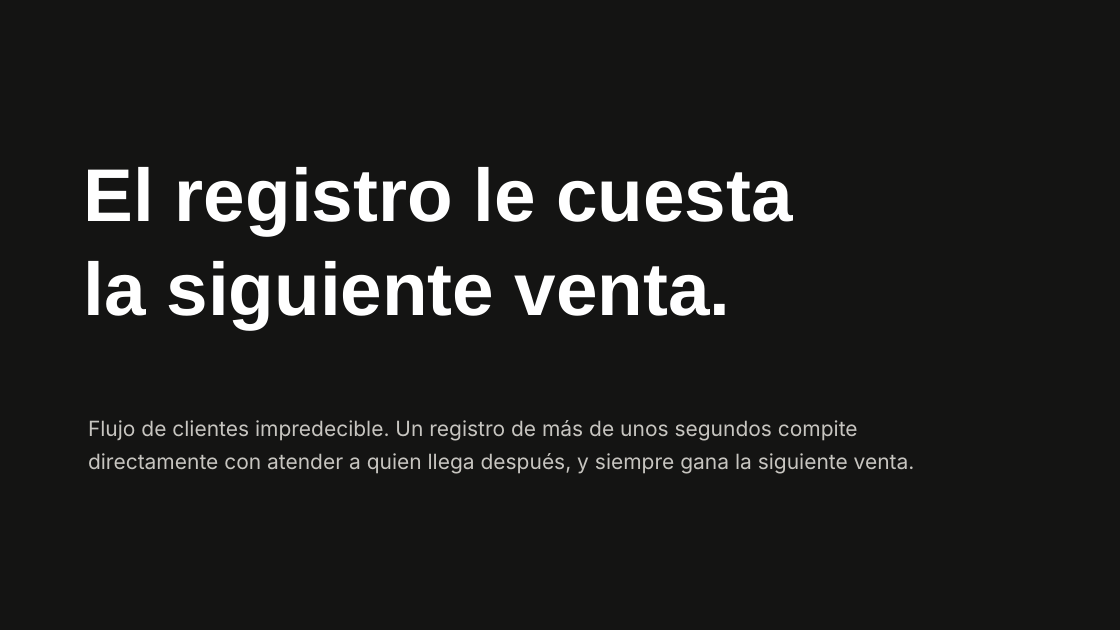
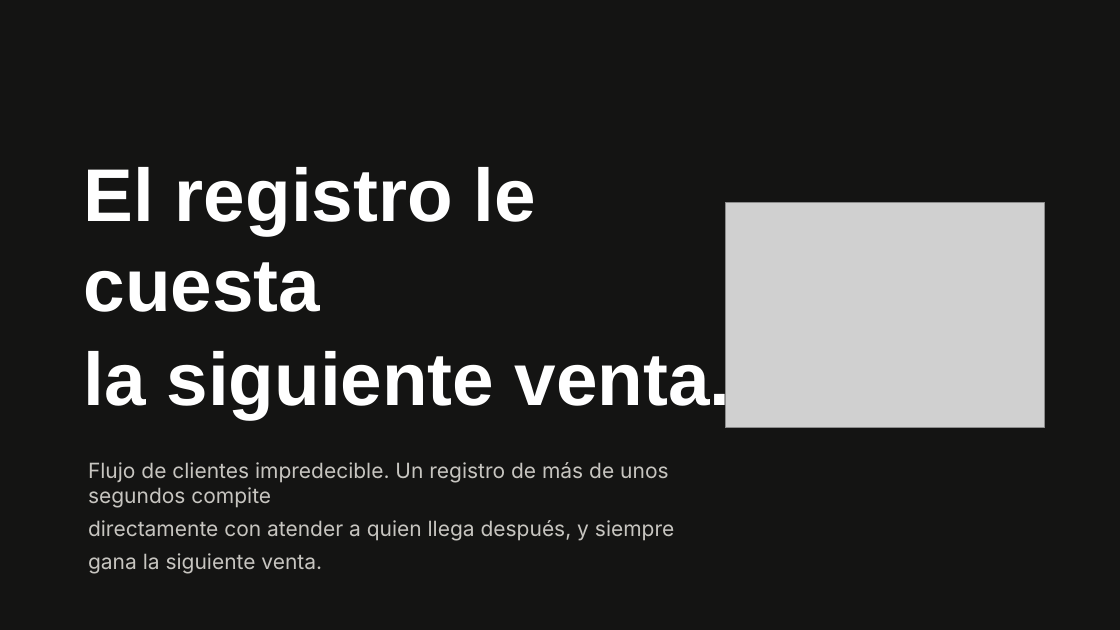
Before and after one commit to claudiafalcon/nahui, a slide deck: slide 2 of evidence/2026-08-22-demo-day/Nahui - Pitch Demo Day.pptx. Drawn at 1120x630 pixels with LibreOffice and Linux fonts; fonts in the diff are those of the drawing; grey boxes stand for pictures. Boxes give left, top, right and bottom in pixels: in the first picture for what was removed or moved away, otherwise in the second. Text is boxed around its words. In the diff, an @@ line names an element or a change of style, - is before the commit and + after.

Commit message:
fix(demo-day): replace empty text slides with real product screenshots
Slide 2 (El problema) now shows the actual cold-start app state next
to the headline, and slide 10 (Cierre) drops the redundant demo/repo
links (already in the document header) in favor of the full product
screenshot, so no slide is text-only anymore.

```diff
--- a/evidence/2026-08-22-demo-day/Nahui - Pitch Demo Day.pptx
+++ b/evidence/2026-08-22-demo-day/Nahui - Pitch Demo Day.pptx
@@ text "El registro le cuesta la ..." rewrapped from bbox=[84, 167, 792, 329] to bbox=[84, 167, 731, 419] @@
@@ picture added at bbox=[725, 202, 1044, 428] @@
@@ text "Flujo de clientes impredecible. Un ..." rewrapped from bbox=[88, 420, 915, 474] to bbox=[88, 462, 674, 574] @@
```
Also in this commit, not shown: 1 slide added, 1 slide removed.
